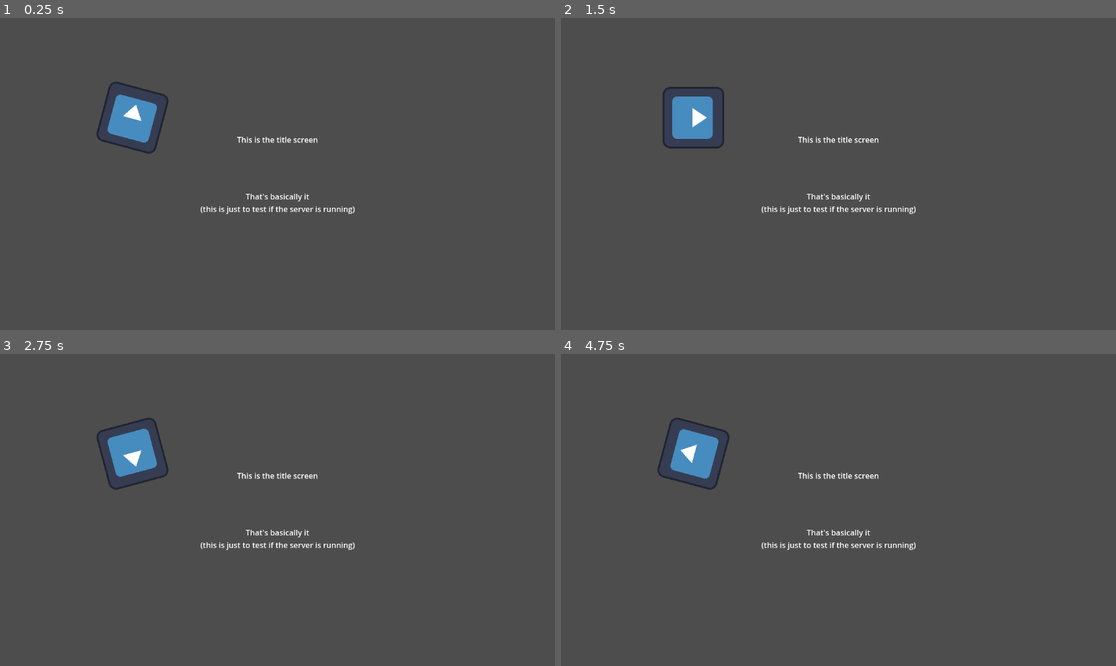
Above: before the commit, frames 1-4 (two rows, left to right).
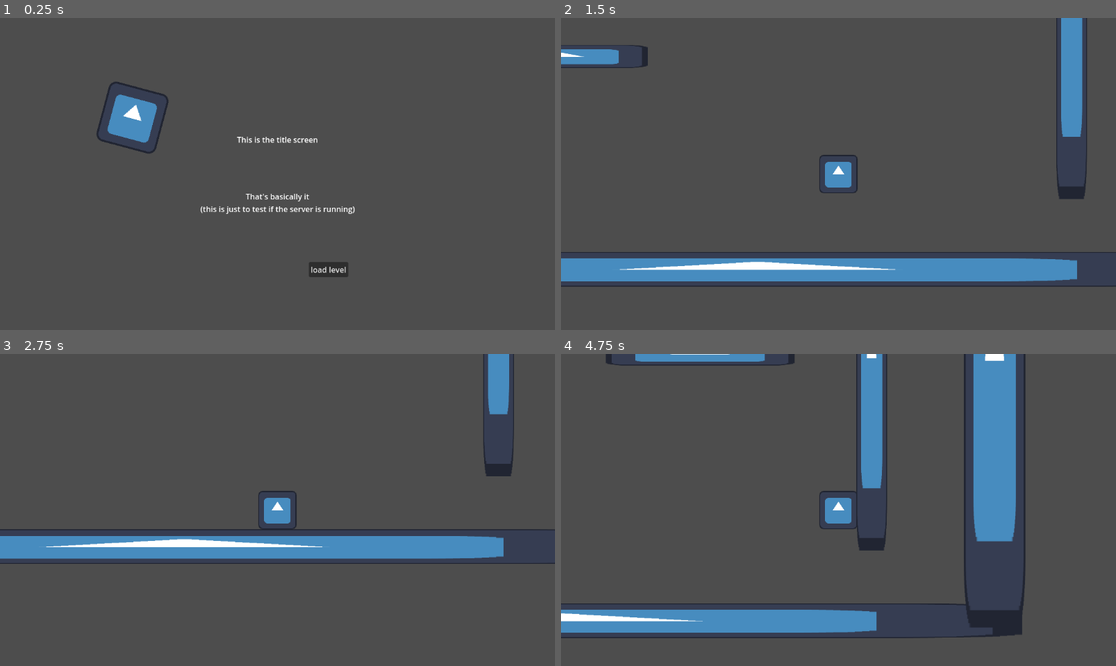
Above: after the commit, the same moments.

Repository: TheMammothManRemastered/Project5
Game: Godot game, scene res://scenes/titlescreen.tscn
Same seed, same stepped clock (60 frames per second), same inputs: the game is played once before the commit and once after it. The engine's default icon, where the game draws it, is replaced by a stand-in: a white triangle on a blue panel in a dark square.
Inputs (mouse positions are in pixels of both pictures, inside the frame that each line leads up to):
- Up to frame 1 (0.25 s): no input
- Up to frame 2 (1.5 s): click (888, 270) at 0.5 s, where only the run after the commit has a clickable "load level"; hold D (player_right, bound only after the commit) from 1.28 s (still down); tap Space (player_jump, bound only after the commit) at 1.35 s
- Up to frame 3 (2.75 s): keep holding D (player_right, bound only after the commit); tap Space (player_jump, bound only after the commit) at 1.52, 1.82, 2.1, 2.27, 2.57 s
- Up to frame 4 (4.75 s): release D (player_right, bound only after the commit) at 2.78 s; hold A (player_left, bound only after the commit) 2.78-3.53 s; tap Space (player_jump, bound only after the commit) at 2.85, 3.6, 3.77, 4.07, 4.35, 4.52 s; hold D (player_right, bound only after the commit) from 3.53 s (still down)

The runs differ from the first frame. In frame 1, 0.3% of the frame differs, in the area x 55-63%, y 78-84%; in frame 2, 12%; in frame 3, 11%; in frame 4, 16%, in the area x 0-84%, y 0-92%.

Commit message:
readme updates + movement demo

Diff:
--- a/project.godot
+++ b/project.godot
@@ -15,6 +15,31 @@
 config/features=PackedStringArray("4.1", "GL Compatibility")
 config/icon="res://assets/icon.svg"
 
+[input]
+
+player_jump={
+"deadzone": 0.5,
+"events": [Object(InputEventKey,"resource_local_to_scene":false,"resource_name":"","device":-1,"window_id":0,"alt_pressed":false,"shift_pressed":false,"ctrl_pressed":false,"meta_pressed":false,"pressed":false,"keycode":0,"physical_keycode":32,"key_label":0,"unicode":32,"echo":false,"script":null)
+, Object(InputEventJoypadButton,"resource_local_to_scene":false,"resource_name":"","device":-1,"button_index":0,"pressure":0.0,"pressed":true,"script":null)
+]
+}
+player_right={
+"deadzone": 0.5,
+"events": [Object(InputEventKey,"resource_local_to_scene":false,"resource_name":"","device":-1,"window_id":0,"alt_pressed":false,"shift_pressed":false,"ctrl_pressed":false,"meta_pressed":false,"pressed":false,"keycode":0,"physical_keycode":68,"key_label":0,"unicode":100,"echo":false,"script":null)
+, Object(InputEventKey,"resource_local_to_scene":false,"resource_name":"","device":-1,"window_id":0,"alt_pressed":false,"shift_pressed":false,"ctrl_pressed":false,"meta_pressed":false,"pressed":false,"keycode":0,"physical_keycode":4194321,"key_label":0,"unicode":0,"echo":false,"script":null)
+, Object(InputEventJoypadButton,"resource_local_to_scene":false,"resource_name":"","device":-1,"button_index":14,"pressure":0.0,"pressed":true,"script":null)
+, Object(InputEventJoypadMotion,"resource_local_to_scene":false,"resource_name":"","device":-1,"axis":0,"axis_value":1.0,"script":null)
+]
+}
+player_left={
+"deadzone": 0.5,
+"events": [Object(InputEventKey,"resource_local_to_scene":false,"resource_name":"","device":-1,"window_id":0,"alt_pressed":false,"shift_pressed":false,"ctrl_pressed":false,"meta_pressed":false,"pressed":false,"keycode":0,"physical_keycode":65,"key_label":0,"unicode":97,"echo":false,"script":null)
+, Object(InputEventKey,"resource_local_to_scene":false,"resource_name":"","device":-1,"window_id":0,"alt_pressed":false,"shift_pressed":false,"ctrl_pressed":false,"meta_pressed":false,"pressed":false,"keycode":0,"physical_keycode":4194319,"key_label":0,"unicode":0,"echo":false,"script":null)
+, Object(InputEventJoypadButton,"resource_local_to_scene":false,"resource_name":"","device":-1,"button_index":13,"pressure":0.0,"pressed":true,"script":null)
+, Object(InputEventJoypadMotion,"resource_local_to_scene":false,"resource_name":"","device":-1,"axis":0,"axis_value":-1.0,"script":null)
+]
+}
+
 [rendering]
 
 textures/canvas_textures/default_texture_filter=0
--- /dev/null
+++ b/scenes/level1.tscn
@@ -0,0 +1,107 @@
+[gd_scene load_steps=11 format=3 uid="uid://bro3u48hl0sf4"]
+
+[ext_resource type="PackedScene" uid="uid://bjuhyjk7ymcfy" path="res://scenes/player.tscn" id="1_7u3ff"]
+[ext_resource type="Texture2D" uid="uid://buiq1u8k7ugi" path="res://assets/icon.svg" id="2_2yydx"]
+
+[sub_resource type="RectangleShape2D" id="RectangleShape2D_bixm8"]
+size = Vector2(1808, 26)
+
+[sub_resource type="RectangleShape2D" id="RectangleShape2D_kdmsr"]
+size = Vector2(114, 1131.5)
+
+[sub_resource type="RectangleShape2D" id="RectangleShape2D_qp82x"]
+size = Vector2(85.4143, 1099.71)
+
+[sub_resource type="RectangleShape2D" id="RectangleShape2D_twxht"]
+size = Vector2(386, 51)
+
+[sub_resource type="RectangleShape2D" id="RectangleShape2D_6q0px"]
+size = Vector2(393, 45)
+
+[sub_resource type="RectangleShape2D" id="RectangleShape2D_57nl8"]
+size = Vector2(403, 98)
+
+[sub_resource type="RectangleShape2D" id="RectangleShape2D_c6gxk"]
+size = Vector2(2061, 90)
+
+[sub_resource type="RectangleShape2D" id="RectangleShape2D_k34yx"]
+size = Vector2(57, 824)
+
+[node name="Level1" type="Node2D"]
+
+[node name="Player" parent="." instance=ExtResource("1_7u3ff")]
+position = Vector2(0, -280)
+
+[node name="StaticBody2D" type="StaticBody2D" parent="."]
+
+[node name="CollisionShape2D" type="CollisionShape2D" parent="StaticBody2D"]
+position = Vector2(0, 3)
+shape = SubResource("RectangleShape2D_bixm8")
+
+[node name="CollisionShape2D2" type="CollisionShape2D" parent="StaticBody2D"]
+position = Vector2(912, -538.25)
+shape = SubResource("RectangleShape2D_kdmsr")
+
+[node name="CollisionShape2D3" type="CollisionShape2D" parent="StaticBody2D"]
+position = Vector2(-896, -546.147)
+shape = SubResource("RectangleShape2D_qp82x")
+
+[node name="CollisionShape2D4" type="CollisionShape2D" parent="StaticBody2D"]
+position = Vector2(-408, -416)
+shape = SubResource("RectangleShape2D_twxht")
+
+[node name="CollisionShape2D5" type="CollisionShape2D" parent="StaticBody2D"]
+position = Vector2(307.5, -529.5)
+shape = SubResource("RectangleShape2D_6q0px")
+
+[node name="CollisionShape2D6" type="CollisionShape2D" parent="StaticBody2D"]
+position = Vector2(310.5, -776)
+shape = SubResource("RectangleShape2D_57nl8")
+
+[node name="CollisionShape2D7" type="CollisionShape2D" parent="StaticBody2D"]
+position = Vector2(57.5, -1144)
+shape = SubResource("RectangleShape2D_c6gxk")
+
+[node name="CollisionShape2D8" type="CollisionShape2D" parent="StaticBody2D"]
+position = Vector2(664, -532)
+shape = SubResource("RectangleShape2D_k34yx")
+
+[node name="Sprite2D" type="Sprite2D" parent="."]
+position = Vector2(12, 26)
+scale = Vector2(15.0625, 0.5625)
+texture = ExtResource("2_2yydx")
+
+[node name="Sprite2D2" type="Sprite2D" parent="."]
+position = Vector2(-917, -528)
+scale = Vector2(1, 8.875)
+texture = ExtResource("2_2yydx")
+
+[node name="Sprite2D3" type="Sprite2D" parent="."]
+position = Vector2(919, -532)
+scale = Vector2(1, 8.9375)
+texture = ExtResource("2_2yydx")
+
+[node name="Sprite2D4" type="Sprite2D" parent="."]
+position = Vector2(308, -528)
+scale = Vector2(3.0625, 0.375)
+texture = ExtResource("2_2yydx")
+
+[node name="Icon" type="Sprite2D" parent="."]
+position = Vector2(-408, -416)
+scale = Vector2(3, 0.375)
+texture = ExtResource("2_2yydx")
+
+[node name="Icon2" type="Sprite2D" parent="."]
+position = Vector2(308, -776)
+scale = Vector2(3.1875, 0.75)
+texture = ExtResource("2_2yydx")
+
+[node name="Icon3" type="Sprite2D" parent="."]
+position = Vector2(124, -1152)
+scale = Vector2(18.0625, 0.875)
+texture = ExtResource("2_2yydx")
+
+[node name="Icon4" type="Sprite2D" parent="."]
+position = Vector2(664, -532)
+scale = Vector2(0.5, 6.4375)
+texture = ExtResource("2_2yydx")
--- /dev/null
+++ b/scenes/player.tscn
@@ -0,0 +1,31 @@
+[gd_scene load_steps=5 format=3 uid="uid://bjuhyjk7ymcfy"]
+
+[ext_resource type="Script" path="res://scripts/player.gd" id="1_bl8b8"]
+[ext_resource type="Texture2D" uid="uid://buiq1u8k7ugi" path="res://assets/icon.svg" id="2_78lmx"]
+
+[sub_resource type="SpriteFrames" id="SpriteFrames_3sxq0"]
+animations = [{
+"frames": [{
+"duration": 1.0,
+"texture": ExtResource("2_78lmx")
+}],
+"loop": true,
+"name": &"idle",
+"speed": 1.0
+}]
+
+[sub_resource type="RectangleShape2D" id="RectangleShape2D_cxd0g"]
+size = Vector2(80, 80)
+
+[node name="Player" type="CharacterBody2D"]
+script = ExtResource("1_bl8b8")
+
+[node name="AnimatedSprite2D" type="AnimatedSprite2D" parent="."]
+scale = Vector2(0.625, 0.625)
+sprite_frames = SubResource("SpriteFrames_3sxq0")
+animation = &"idle"
+
+[node name="CollisionShape2D" type="CollisionShape2D" parent="."]
+shape = SubResource("RectangleShape2D_cxd0g")
+
+[node name="Camera2D" type="Camera2D" parent="."]
--- a/scenes/titlescreen.tscn
+++ b/scenes/titlescreen.tscn
@@ -28,3 +28,12 @@
 [node name="Icon" type="Sprite2D" parent="."]
 position = Vector2(-301, -117)
 texture = ExtResource("2_3t4va")
+
+[node name="Button" type="Button" parent="."]
+offset_left = 65.0
+offset_top = 183.0
+offset_right = 147.0
+offset_bottom = 214.0
+text = "load level"
+
+[connection signal="pressed" from="Button" to="." method="load_level"]
--- /dev/null
+++ b/scripts/player.gd
@@ -0,0 +1,48 @@
+extends CharacterBody2D
+
+
+const SPEED = 900.0
+const JUMP_VELOCITY = -1200.0
+const WALL_JUMP_VELOCITY = Vector2(900, -1200)
+const MAX_JUMPS = 2
+
+# Get the gravity from the project settings to be synced with RigidBody nodes.
+var gravity = ProjectSettings.get_setting("physics/2d/default_gravity") * 5
+var curr_jumps = MAX_JUMPS
+var is_wall_jumping = false
+
+func _physics_process(delta):
+	var direction = Input.get_axis("player_left", "player_right")
+	var is_moving_negative = direction < 0
+
+	# gravity
+	if not is_on_floor():
+		velocity.y += gravity * delta
+	else:
+		curr_jumps = MAX_JUMPS
+
+	# wall jump
+	if Input.is_action_just_pressed("player_jump") and is_on_wall_only() and (get_wall_normal().x > 0 == is_moving_negative):
+		velocity.y = WALL_JUMP_VELOCITY.y;
+		velocity.x = WALL_JUMP_VELOCITY.x * (1 if get_wall_normal().x > 0 else -1);
+		is_wall_jumping = true
+	# regular jump
+	elif Input.is_action_just_pressed("player_jump") and curr_jumps > 0:
+		velocity.y = JUMP_VELOCITY
+		curr_jumps -= 1
+		if is_wall_jumping:
+			is_wall_jumping = false
+
+	# horizontal movement
+	if not is_wall_jumping:
+		if direction:
+			velocity.x = direction * SPEED
+		else:
+			velocity.x = move_toward(velocity.x, 0, (SPEED / 6))
+
+	move_and_slide()
+
+	# reset wall jumping state if we have collided with something
+	if is_wall_jumping:
+		if is_on_floor():
+			is_wall_jumping = false
--- a/scripts/titlescreen.gd
+++ b/scripts/titlescreen.gd
@@ -3,3 +3,6 @@
 # Called every frame. 'delta' is the elapsed time since the previous frame.
 func _process(delta):
 	$Icon.rotation_degrees += 1
+
+func load_level():
+	get_tree().change_scene_to_file("res://scenes/level1.tscn")
Not shown, changed: README.md
